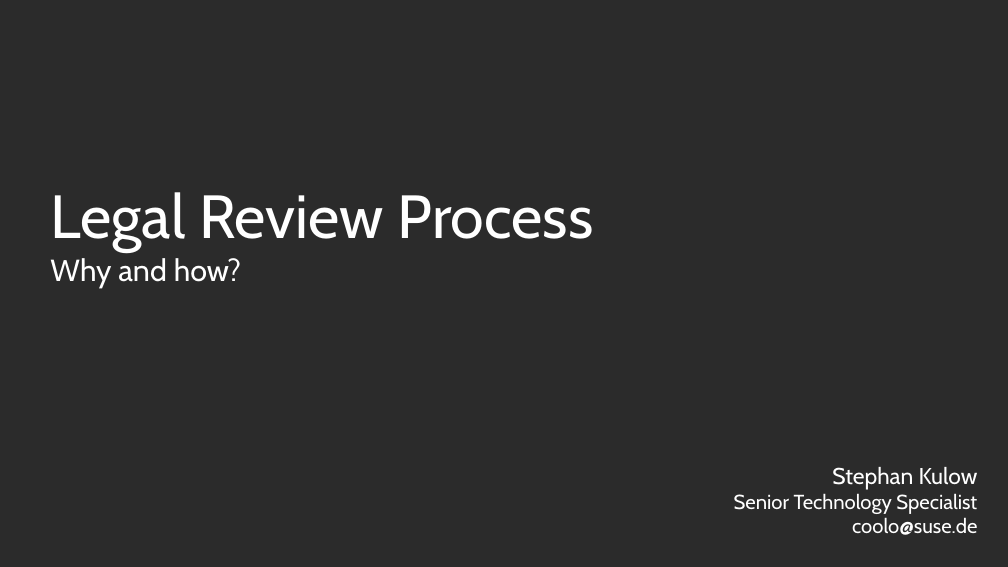
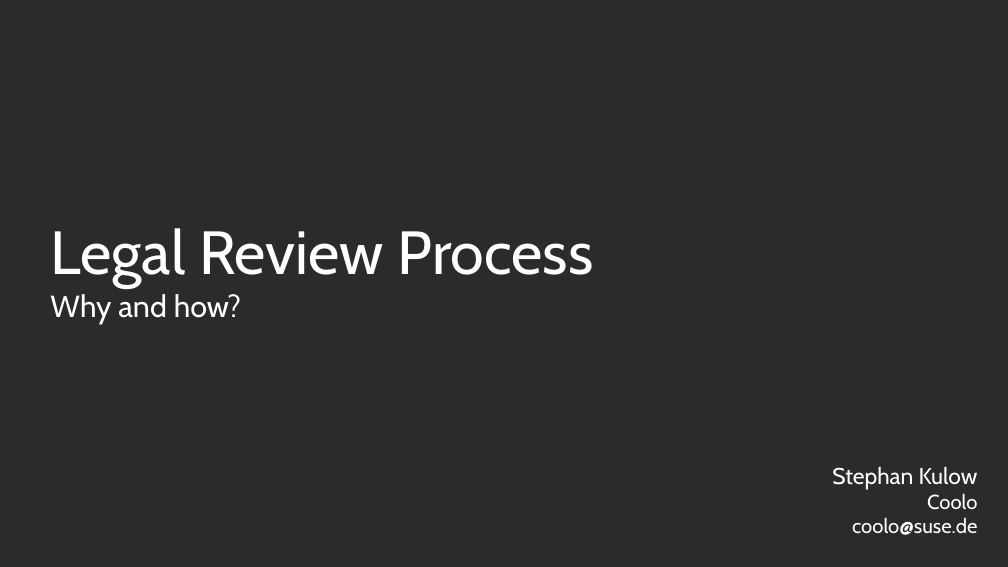
Before and after one commit to coolo/drunken-adventure, a slide deck: slide 1 of osc2017-2/cavil.odp. Drawn at 1008x567 pixels with LibreOffice and Linux fonts; fonts in the diff are those of the drawing; background and template pictures are left out; a plain dark background stands for a picture behind light text. Boxes give left, top, right and bottom in pixels: in the first picture for what was removed or moved away, otherwise in the second. Text is boxed around its words. In the diff, an @@ line names an element or a change of style, - is before the commit and + after.

```diff
--- a/osc2017-2/cavil.odp
+++ b/osc2017-2/cavil.odp
@@ title "Legal Review Process Why and ..." moved from (x1=50, y1=192, x2=594, y2=288) to (x1=50, y1=228, x2=594, y2=324) @@
@@ subtitle at (x1=927, y1=493, x2=977, y2=510): text changed @@
-Senior Technology Specialist
+Coolo
```
Also in this commit, not shown: 1 other file.
